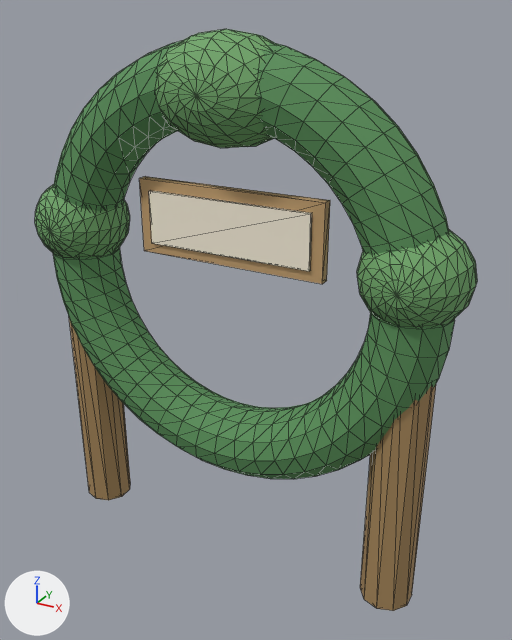
A saved change to the glTF model game/assets/gate.glb.
Before and after are seen from a 50 mm camera at (2.03, -3.37, 3.35) aimed at (0.13, 0.07, 1.62). Arrows for +X, +Y and +Z are at lower left; the lights stay in place. The first picture is the older version. Mesh edges are drawn as thin lines.

Script lines for the objects in view, before the commit:
```python
me_cube_030 = bpy.data.meshes.new('Cube.030')
me_cube_030.from_pydata(...)  # a box spanning x -0.6..0.6, y -0.03..0.03, z 1.975..2.425
me_cube_030.materials.append(mat_wood)  # brown #c4a06f
me_cube_031 = bpy.data.meshes.new('Cube.031')
me_cube_031.from_pydata(...)  # a box spanning x -0.525..0.525, y -0.045..-0.025, z 2.04..2.36
me_cube_031.materials.append(mat_cream)  # pale yellow #faf1dd
me_sphere_034 = bpy.data.meshes.new('Sphere.034')
me_sphere_034.from_pydata(...)  # a UV sphere (16 segments, 12 rings, poles along y) spanning x -1.4..-0.8, y -0.3..0.3, z 1.82..2.38
me_sphere_034.materials.append(mat_green)  # green #6fa669
ob_postleaves = bpy.data.objects.new('PostLeaves', me_sphere_034)
ob_postleaves.location = (0.0, 0.0, 0.0)
ob_signblank = bpy.data.objects.new('SignBlank', me_cube_031)
ob_signblank.location = (0.0, 0.0, 0.0)
ob_signboard = bpy.data.objects.new('SignBoard', me_cube_030)
ob_signboard.location = (0.0, 0.0, 0.0)
# also in view: 'GatePost.001' at (1.1, 0.0, 1.0); 'ArchLeaves' at (0.0, 0.0, 2.95); 'GatePost' at (-1.1, 0.0, 1.0); 'PostLeaves.001' at (1.1, 0.0, 2.1); 'Arch' at (0.0, 0.0, 1.9)
```
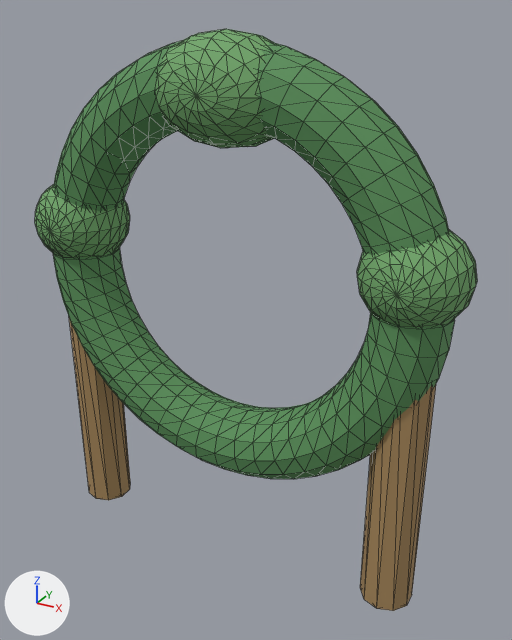
The edits, one by one:
Object 'SignBlank' (ob_signblank) is deleted.
Object 'SignBoard' (ob_signboard) is deleted.

What differs and where, as boxes (x1, y1, x2, y2) in the pictures (512 x 640 px):
'SignBlank', deleted (pale yellow)
    before: (149, 191, 312, 271)
'SignBoard', deleted (brown)
    before: (139, 176, 330, 284)
